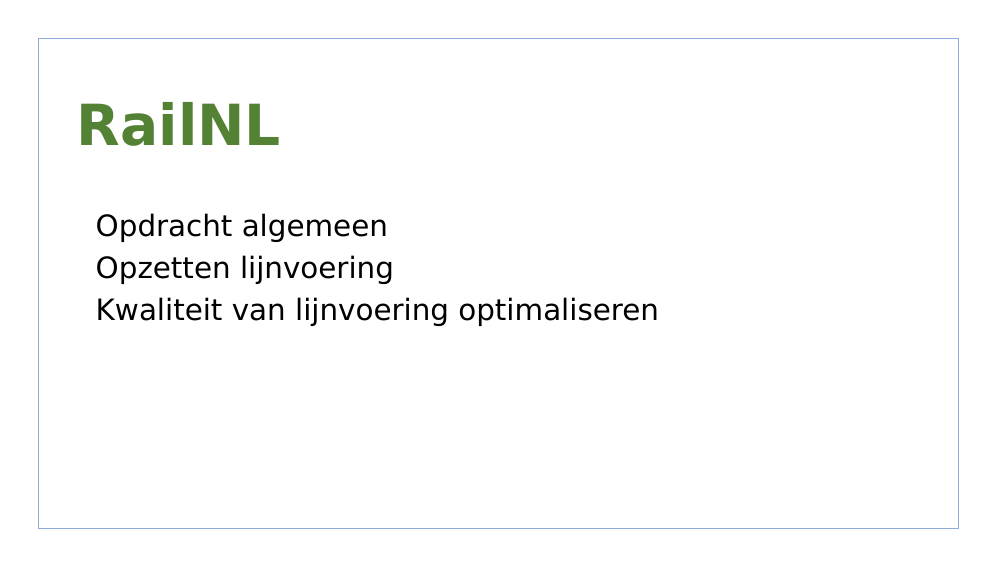
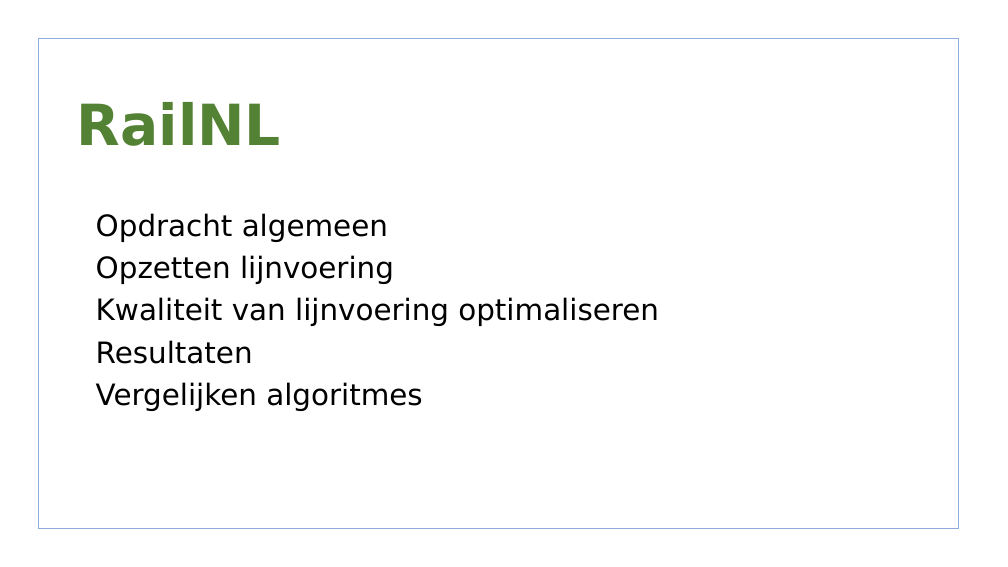
Before and after one commit to lisa259/RailNL, a slide deck: slide 2 of presentaties/Presentation 3.odp. Drawn at 1008x567 pixels with LibreOffice and Linux fonts; fonts in the diff are those of the drawing; background and template pictures are left out. Boxes give left, top, right and bottom in pixels: in the first picture for what was removed or moved away, otherwise in the second. Text is boxed around its words. In the diff, an @@ line names an element or a change of style, - is before the commit and + after.

```diff
--- a/presentaties/Presentation 3.odp
+++ b/presentaties/Presentation 3.odp
@@ text at [96,340,422,411]: paragraphs added @@
+• Resultaten
+• Vergelijken algoritmes
```
Also in this commit, not shown: 3 other slides changed, 8 slides added, 4 slides removed, 45 other files.
